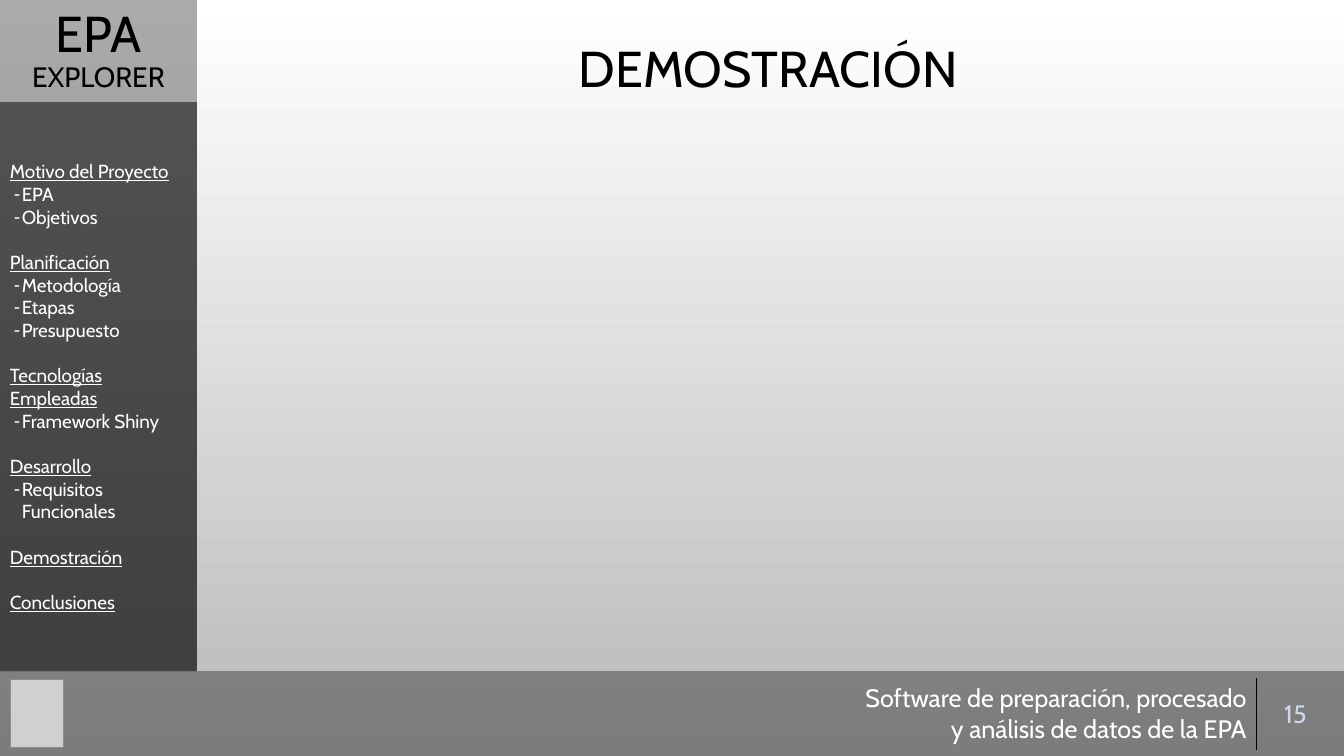
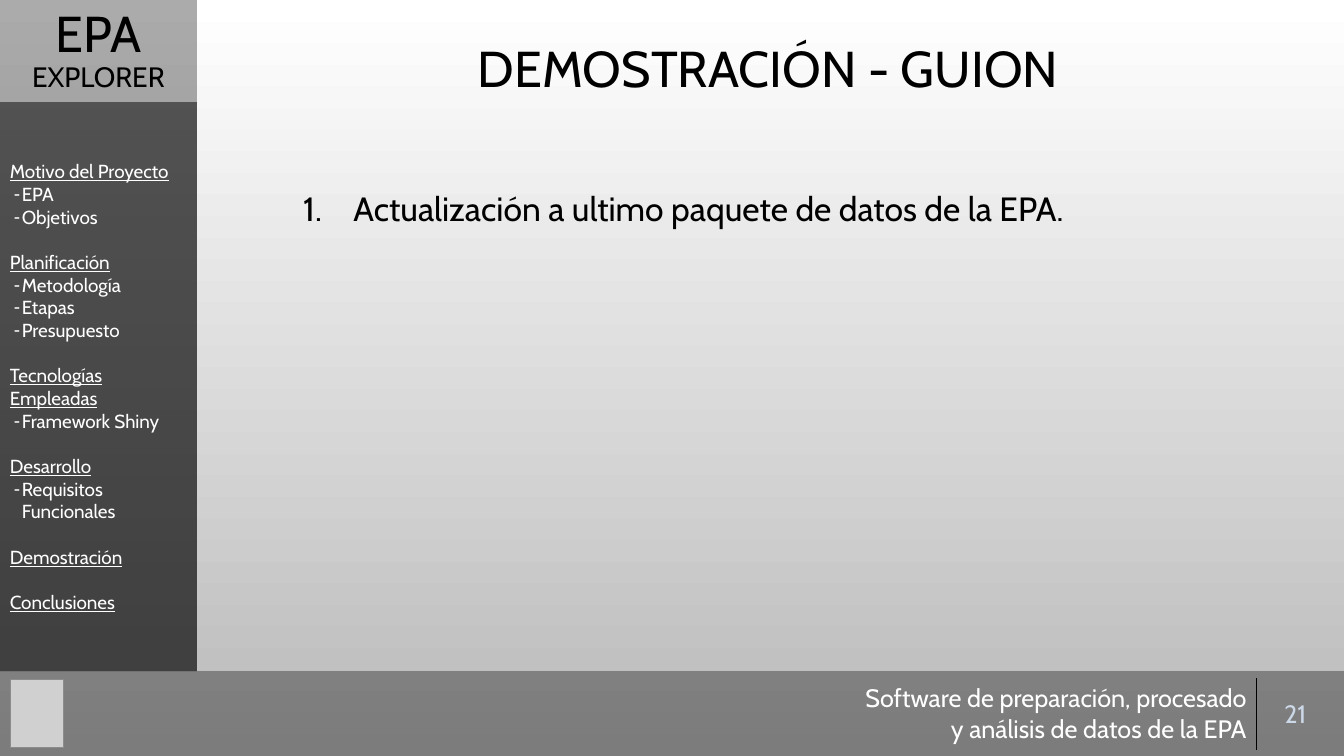
Before and after one commit to Gaulent/epa_explorer, a slide deck: slide 21 of mem/presentacion.pptx (slide 15 before the commit). Drawn at 1344x756 pixels with LibreOffice and Linux fonts; fonts in the diff are those of the drawing; grey boxes stand for pictures; background and template pictures are left out. Boxes give left, top, right and bottom in pixels: in the first picture for what was removed or moved away, otherwise in the second. Text is boxed around its words. In the diff, an @@ line names an element or a change of style, - is before the commit and + after.

```diff
--- a/mem/presentacion.pptx
+++ b/mem/presentacion.pptx
@@ title at (x1=478, y1=45, x2=1058, y2=88): text changed @@
-DEMOSTRACIÓN
+DEMOSTRACIÓN - GUION
@@ text added at (x1=353, y1=195, x2=1063, y2=229), 24 pt, text #000000 @@
+1. Actualización a ultimo paquete de datos de la EPA.
@@ table at (x1=846, y1=679, x2=1335, y2=749) @@
-row 1, column 2: 15
+row 1, column 2: 21
```
Also in this commit, not shown: 11 other slides changed, 5 slides added.
